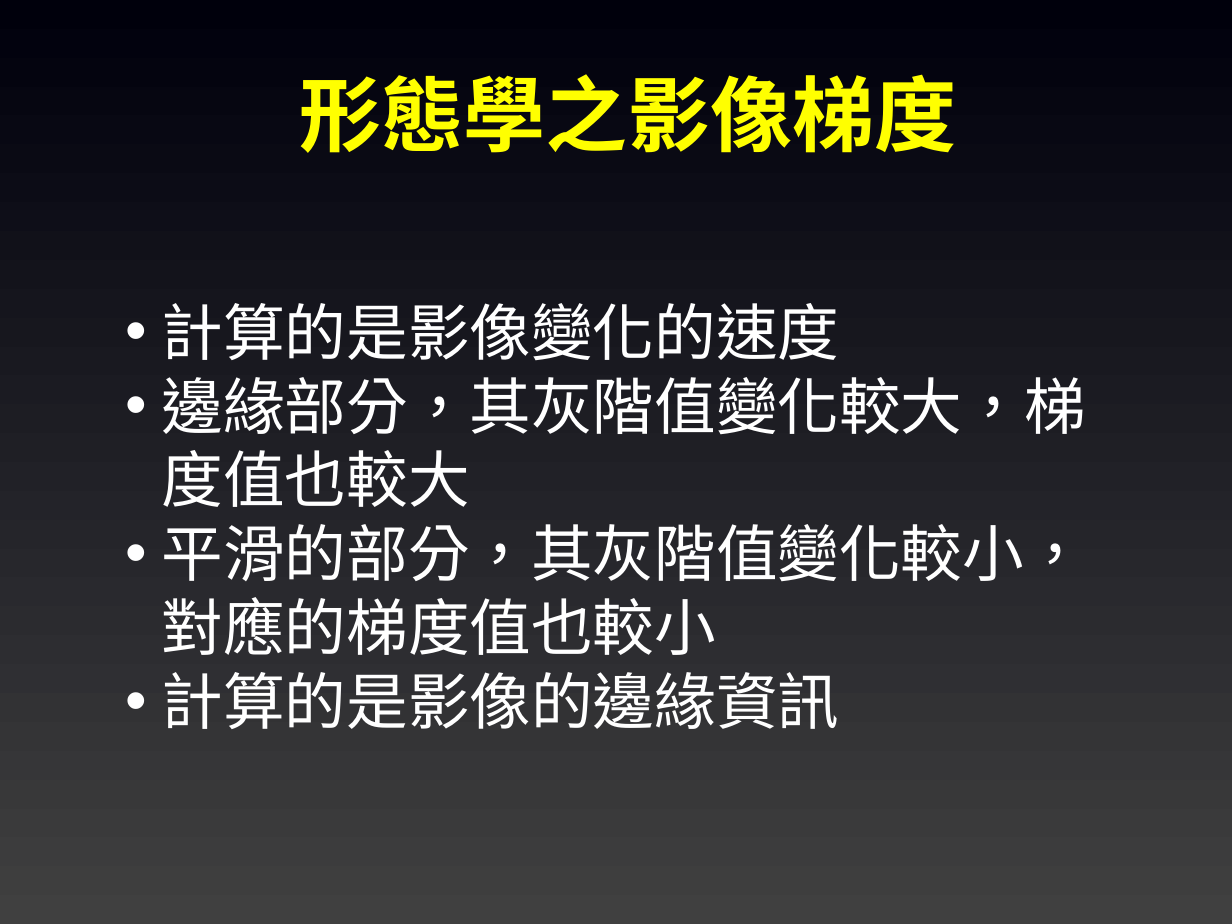
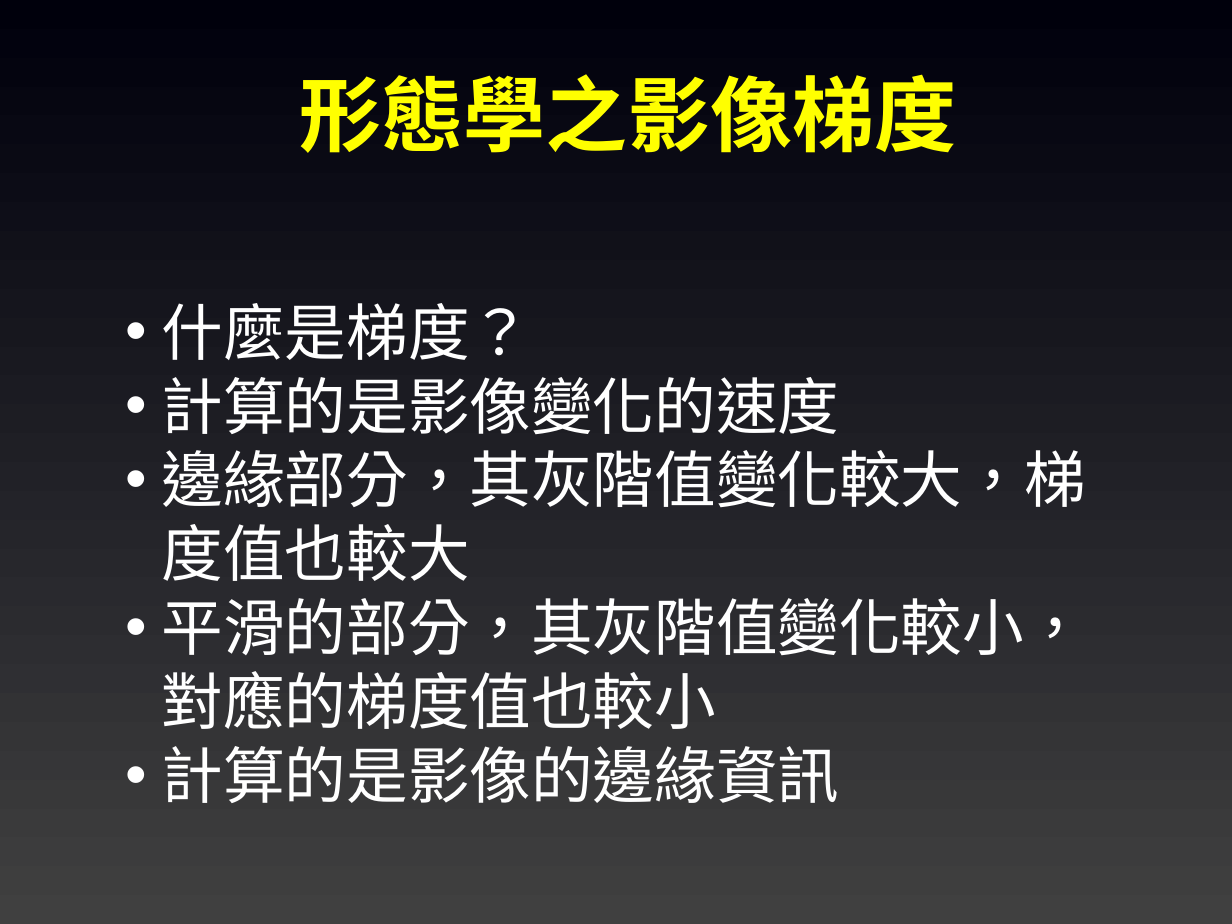
Before and after one commit to joshhu/must_opencv, a slide deck: slide 142 of Slides/04. OpenCV影像處理.pptx (slide 141 before the commit). Drawn at 1232x924 pixels with LibreOffice and Linux fonts; fonts in the diff are those of the drawing. Boxes give left, top, right and bottom in pixels: in the first picture for what was removed or moved away, otherwise in the second. Text is boxed around its words. In the diff, an @@ line names an element or a change of style, - is before the commit and + after.

```diff
--- a/Slides/04. OpenCV影像處理.pptx
+++ b/Slides/04. OpenCV影像處理.pptx
@@ text at [162,303,532,360]: paragraph added @@
+• 什麼是梯度？
```
Also in this commit, not shown: 6 other slides changed, 1 slide added, 7 other files.
